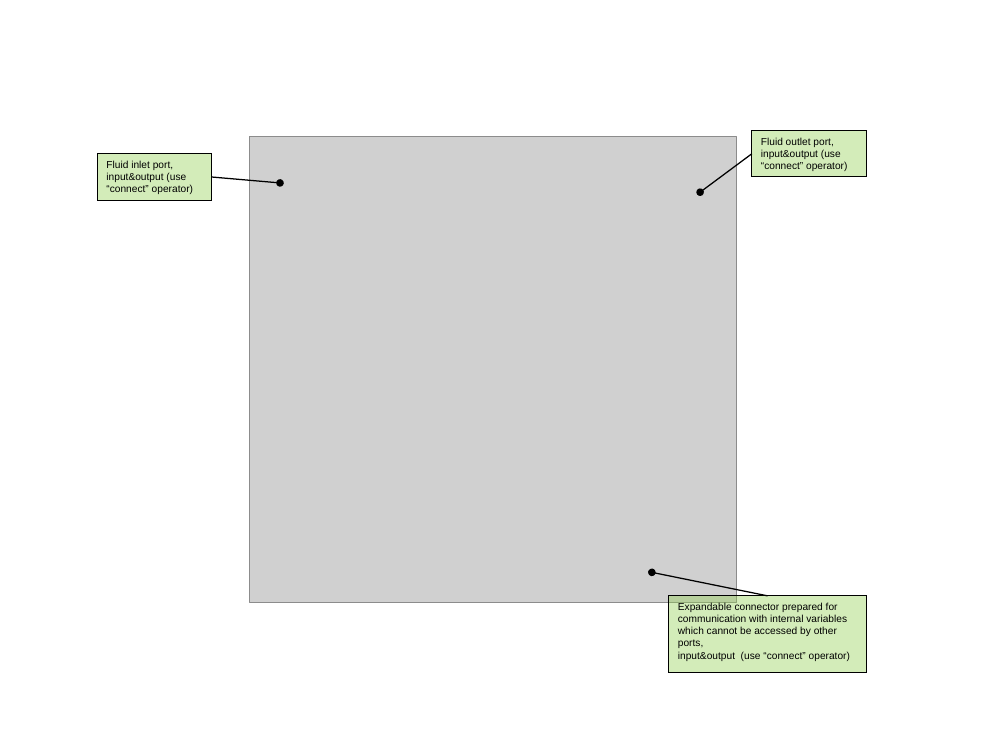
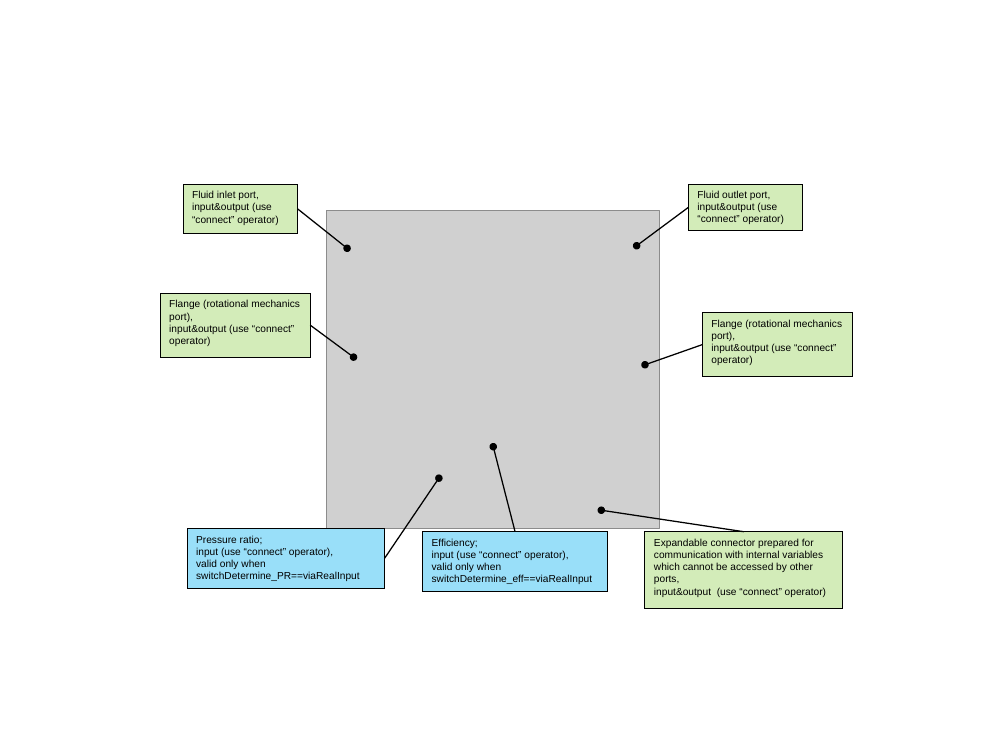
Before and after one commit to zeta-plusplus/PropulsionSystem, a slide deck: slide 9 of figs/makeFig.pptx. Drawn at 1008x756 pixels with LibreOffice and Linux fonts; fonts in the diff are those of the drawing; grey boxes stand for pictures. Boxes give left, top, right and bottom in pixels: in the first picture for what was removed or moved away, otherwise in the second. Text is boxed around its words. In the diff, an @@ line names an element or a change of style, - is before the commit and + after.

```diff
--- a/figs/makeFig.pptx
+++ b/figs/makeFig.pptx
@@ rectangle "Fluid inlet port, input&output (use ...": place and size @@
-rectangle "Fluid inlet port, input&output (use ..." at <box>98,154,212,200</box>
+rectangle "Fluid inlet port, input&output (use ..." at <box>183,184,297,233</box>
@@ arrow moved from (212, 177) - (280, 183) to (297, 209) - (348, 249) @@
@@ arrow moved from (752, 154) - (701, 192) to (689, 208) - (637, 246) @@
@@ rectangle "Fluid outlet port, input&output (use ...": place and size @@
-rectangle "Fluid outlet port, input&output (use ..." at <box>752,131,866,177</box>
+rectangle "Fluid outlet port, input&output (use ..." at <box>689,184,803,231</box>
@@ picture: place and size @@
-picture at <box>250,137,737,603</box>
+picture at <box>327,210,659,529</box>
@@ group added at <box>160,294,853,591</box>: 4 rectangles, 4 arrows @@
+Flange (rotational mechanics port),
+input&output (use “connect” operator)
+Flange (rotational mechanics port),
+input&output (use “connect” operator)
+Pressure ratio;
+input (use “connect” operator),
+valid only when switchDetermine_PR==viaRealInput
+Efficiency;
+input (use “connect” operator),
+valid only when switchDetermine_eff==viaRealInput
@@ arrow moved from (768, 596) - (652, 573) to (744, 531) - (602, 510) @@
@@ rectangle "Expandable connector prepared for communication ...": place and size @@
-rectangle "Expandable connector prepared for communication ..." at <box>670,596,867,673</box>
+rectangle "Expandable connector prepared for communication ..." at <box>645,531,842,608</box>
```
Also in this commit, not shown: 1 other file.
